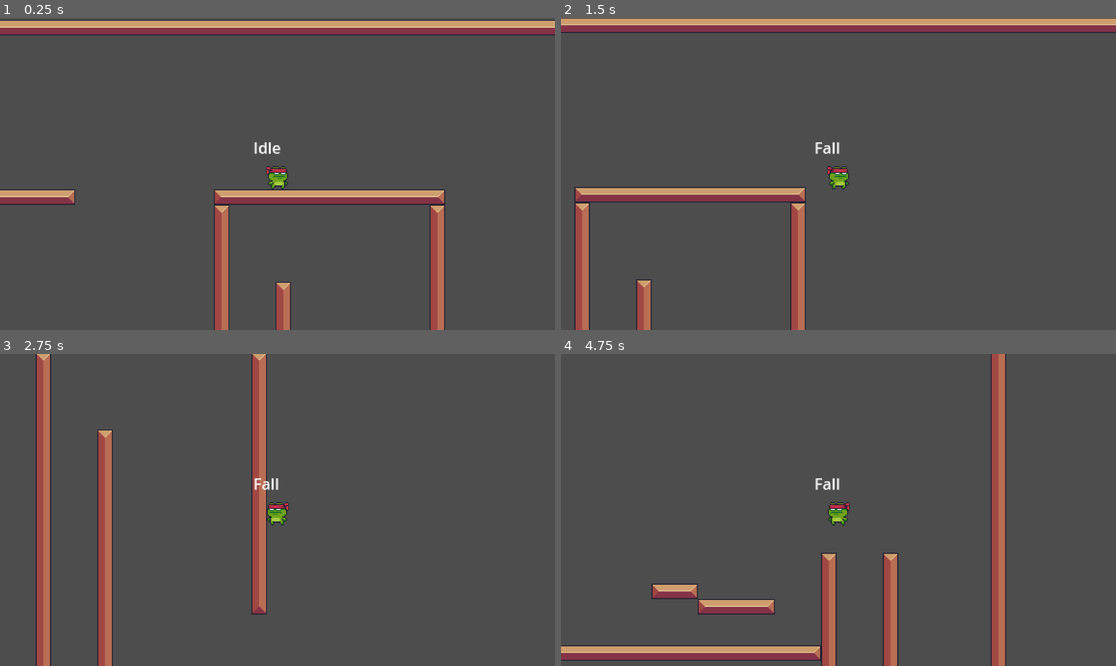
Above: before the commit, frames 1-4 (two rows, left to right).
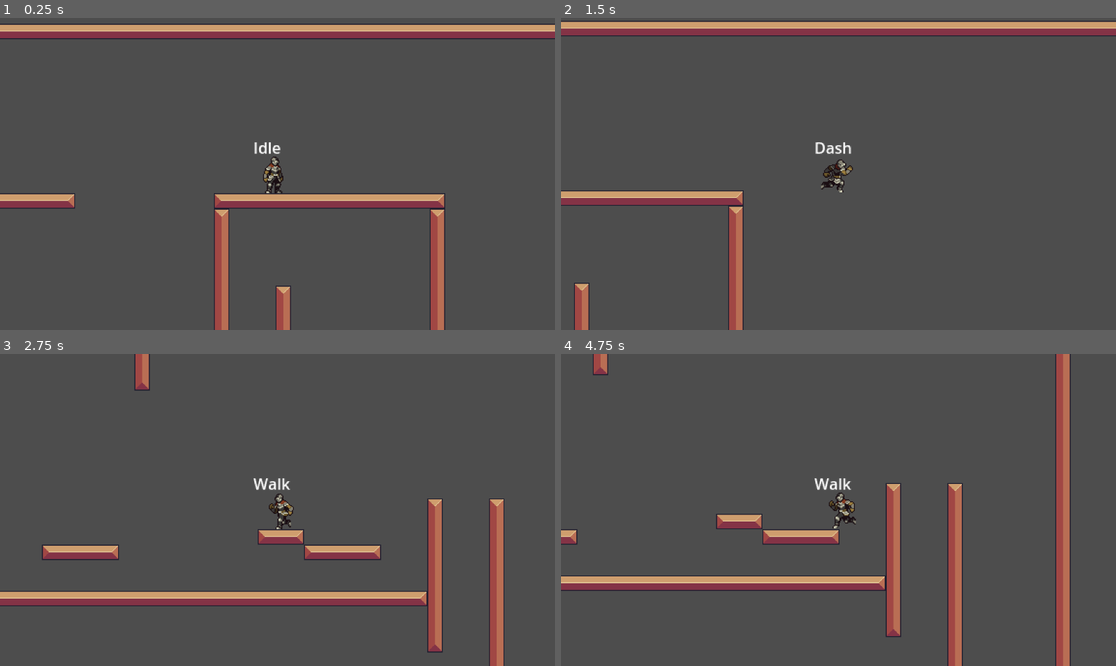
Above: after the commit, the same moments.

Repository: sschellhoff/godot_platformer
Game: Godot game, scene res://Game.tscn
The game is run twice, just before and just after one commit, with the same random seed, the same clock (stepped at 60 frames per second) and the same inputs.
Inputs:
- Up to frame 1 (0.25 s): no input
- Up to frame 2 (1.5 s): tap Enter (dash) at 0.5, 0.8, 1.35 s; hold T (right) from 0.53 s (still down); tap Ctrl (attack) at 0.6 s; tap Space (jump) at 0.77, 1.07 s
- Up to frame 3 (2.75 s): tap Space (jump) at 1.52, 1.55, 1.82, 2.1 s; release T (right) at 2.03 s; hold R (left) from 2.03 s (still down); tap Ctrl (attack) at 2.3 s
- Up to frame 4 (4.75 s): release R (left) at 2.78 s; hold T (right) 2.78-4.28 s; tap Ctrl (attack) at 2.85, 4.35 s; tap Space (jump) at 3.02, 3.32, 3.77, 3.8, 4.07, 4.52 s; tap Enter (dash) at 3.05, 3.6 s; hold R (left) from 4.28 s (still down)

The runs differ from the first frame. In frame 1, 7.8% of the frame differs, in the area x 0-100%, y 0-89%; in frame 2, 9.6%; in frame 3, 16%; in frame 4, 17%, in the area x 0-92%, y 0-100%.

Commit message:
changed graphics and added animations

Diff:
--- a/player/Player.tscn
+++ b/player/Player.tscn
@@ -1,6 +1,5 @@
 [gd_scene load_steps=11 format=3 uid="uid://b4cvm5m8xxmg7"]
 
-[ext_resource type="Texture2D" uid="uid://b5rp7i3fqg1ou" path="res://assets/player.png" id="1_gkbqv"]
 [ext_resource type="Script" path="res://player/statemachine/Statemachine.gd" id="2_b1cmp"]
 [ext_resource type="Script" path="res://player/statemachine/idle.gd" id="3_v2k6h"]
 [ext_resource type="Script" path="res://player/statemachine/Wall.gd" id="4_lhn0b"]
@@ -9,23 +8,15 @@
 [ext_resource type="Script" path="res://player/statemachine/dash.gd" id="6_frlrf"]
 [ext_resource type="Script" path="res://player/StateName.gd" id="7_1iq7l"]
 [ext_resource type="Script" path="res://player/statemachine/Slide.gd" id="8_8np4d"]
+[ext_resource type="PackedScene" uid="uid://byvoeqv3gdr4y" path="res://test.tscn" id="10_q1rlb"]
 
-[sub_resource type="RectangleShape2D" id="RectangleShape2D_tyofp"]
-size = Vector2(22, 24)
+[sub_resource type="RectangleShape2D" id="RectangleShape2D_v6s73"]
+size = Vector2(20, 38)
 
 [node name="Player" type="CharacterBody2D"]
 
 [node name="Camera2D" type="Camera2D" parent="."]
 zoom = Vector2(2, 2)
-
-[node name="Sprite2D" type="Sprite2D" parent="."]
-texture = ExtResource("1_gkbqv")
-hframes = 12
-vframes = 3
-
-[node name="CollisionShape2D" type="CollisionShape2D" parent="."]
-position = Vector2(0, 4)
-shape = SubResource("RectangleShape2D_tyofp")
 
 [node name="WallDetectorTop" type="RayCast2D" parent="."]
 position = Vector2(2.08165e-12, -2)
@@ -67,4 +58,12 @@
 text = "HELLO"
 script = ExtResource("7_1iq7l")
 
+[node name="Node2D" parent="." instance=ExtResource("10_q1rlb")]
+position = Vector2(2.08165e-12, 20)
+
+[node name="CollisionShape2D2" type="CollisionShape2D" parent="."]
+position = Vector2(-1, 1)
+shape = SubResource("RectangleShape2D_v6s73")
+
 [connection signal="transitioned" from="Statemachine" to="StateName" method="_on_statemachine_transitioned"]
+[connection signal="transitioned" from="Statemachine" to="Node2D" method="_on_statemachine_transitioned"]
--- a/player/statemachine/Slide.gd
+++ b/player/statemachine/Slide.gd
@@ -3,7 +3,7 @@
 
 const SPEED = 500
 
-const SLIDE_TIME := 0.2
+const SLIDE_TIME := 0.4
 const VERTICAL_DUMPING := 0.015
 
 
--- a/player/statemachine/Statemachine.gd
+++ b/player/statemachine/Statemachine.gd
@@ -22,11 +22,9 @@
 func _physics_process(delta: float) -> void:
 	state.physic(delta)
 	if owner.velocity.x > 0:
-		$"../Sprite2D".flip_h = false
 		$"../WallDetectorTop".scale.y = 1
 		$"../WallDetectorBottom".scale.y = 1
 	elif owner.velocity.x < 0:
-		$"../Sprite2D".flip_h = true
 		$"../WallDetectorTop".scale.y = -1
 		$"../WallDetectorBottom".scale.y = -1
 
--- a/player/statemachine/dash.gd
+++ b/player/statemachine/dash.gd
@@ -3,7 +3,7 @@
 
 const SPEED = 500
 
-const DASH_TIME := 0.2
+const DASH_TIME := 0.3
 const VERTICAL_DUMPING := 0.015
 
 
--- /dev/null
+++ b/test.gd
@@ -0,0 +1,35 @@
+extends Node2D
+
+var current_animation = "idle"
+
+func _physics_process(delta):
+	if owner.velocity.x < 0:
+		$Sprite2D.flip_h = true
+	elif owner.velocity.x > 0:
+		$Sprite2D.flip_h = false
+	elif Input.is_action_pressed("left") && current_animation == "wall_slide":
+		$Sprite2D.flip_h = false
+	elif Input.is_action_pressed("right") && current_animation == "wall_slide":
+		$Sprite2D.flip_h = true
+	if current_animation == "fall" && owner.velocity.y < 0:
+		$AnimationPlayer.play("jump")
+	else:
+		$AnimationPlayer.play(current_animation)
+
+
+func _on_statemachine_transitioned(new_state):
+	match new_state:
+		"Fall":
+			current_animation = "fall"
+		"Idle":
+			current_animation = "idle"
+		"Dash":
+			current_animation = "dash"
+		"Walk":
+			current_animation = "run"
+		"Slide":
+			current_animation = "slide"
+		"Wall":
+			current_animation = "wall_slide"
+		"Attack":
+			current_animation = "attack"
--- /dev/null
+++ b/test.tscn
@@ -0,0 +1,522 @@
+[gd_scene load_steps=20 format=3 uid="uid://byvoeqv3gdr4y"]
+
+[ext_resource type="Script" path="res://test.gd" id="1_qpi7u"]
+[ext_resource type="Texture2D" uid="uid://crqak4ncfqxpy" path="res://assets/FreeKnight_v1/Colour1/Outline/120x80_PNGSheets/_Idle.png" id="2_ryvv2"]
+[ext_resource type="Texture2D" uid="uid://dhti048mn7ian" path="res://assets/FreeKnight_v1/Colour1/Outline/120x80_PNGSheets/_Fall.png" id="3_yy7rg"]
+[ext_resource type="Texture2D" uid="uid://cjpr8qwgkri8w" path="res://assets/FreeKnight_v1/Colour1/Outline/120x80_PNGSheets/_Run.png" id="4_44q25"]
+[ext_resource type="Texture2D" uid="uid://dd6gq3ki1wr38" path="res://assets/FreeKnight_v1/Colour1/Outline/120x80_PNGSheets/_Dash.png" id="5_p71cd"]
+[ext_resource type="Texture2D" uid="uid://borg7cytiwxad" path="res://assets/FreeKnight_v1/Colour1/Outline/120x80_PNGSheets/_Jump.png" id="6_xcxmo"]
+[ext_resource type="Texture2D" uid="uid://cd0y6pve8k3al" path="res://assets/FreeKnight_v1/Colour1/Outline/120x80_PNGSheets/_WallSlide.png" id="7_mntpo"]
+[ext_resource type="Texture2D" uid="uid://ddjmx0ntomj2x" path="res://assets/FreeKnight_v1/Colour1/Outline/120x80_PNGSheets/_AttackNoMovement.png" id="8_i5bhm"]
+[ext_resource type="Texture2D" uid="uid://5el5ilexhewx" path="res://assets/FreeKnight_v1/Colour1/Outline/120x80_PNGSheets/_Slide.png" id="9_aigvo"]
+
+[sub_resource type="Animation" id="Animation_4lyph"]
+resource_name = "idle"
+length = 2.0
+step = 0.2
+tracks/0/type = "value"
+tracks/0/imported = false
+tracks/0/enabled = true
+tracks/0/path = NodePath("Sprite2D:frame")
+tracks/0/interp = 1
+tracks/0/loop_wrap = true
+tracks/0/keys = {
+"times": PackedFloat32Array(0, 0.2, 0.4, 0.6, 0.8, 1, 1.2, 1.4, 1.6, 1.8, 2),
+"transitions": PackedFloat32Array(1, 1, 1, 1, 1, 1, 1, 1, 1, 1, 1),
+"update": 1,
+"values": [0, 1, 2, 3, 4, 5, 6, 7, 8, 9, 9]
+}
+tracks/1/type = "value"
+tracks/1/imported = false
+tracks/1/enabled = true
+tracks/1/path = NodePath("Sprite2D:texture")
+tracks/1/interp = 1
+tracks/1/loop_wrap = true
+tracks/1/keys = {
+"times": PackedFloat32Array(0),
+"transitions": PackedFloat32Array(1),
+"update": 1,
+"values": [ExtResource("2_ryvv2")]
+}
+tracks/2/type = "value"
+tracks/2/imported = false
+tracks/2/enabled = true
+tracks/2/path = NodePath("Sprite2D:hframes")
+tracks/2/interp = 1
+tracks/2/loop_wrap = true
+tracks/2/keys = {
+"times": PackedFloat32Array(0),
+"transitions": PackedFloat32Array(1),
+"update": 1,
+"values": [10]
+}
+tracks/3/type = "value"
+tracks/3/imported = false
+tracks/3/enabled = true
+tracks/3/path = NodePath("Sprite2D:vframes")
+tracks/3/interp = 1
+tracks/3/loop_wrap = true
+tracks/3/keys = {
+"times": PackedFloat32Array(0),
+"transitions": PackedFloat32Array(1),
+"update": 1,
+"values": [1]
+}
+
+[sub_resource type="Animation" id="Animation_8l5cw"]
+length = 0.001
+tracks/0/type = "value"
+tracks/0/imported = false
+tracks/0/enabled = true
+tracks/0/path = NodePath("Sprite2D:frame")
+tracks/0/interp = 1
+tracks/0/loop_wrap = true
+tracks/0/keys = {
+"times": PackedFloat32Array(0),
+"transitions": PackedFloat32Array(1),
+"update": 1,
+"values": [0]
+}
+tracks/1/type = "value"
+tracks/1/imported = false
+tracks/1/enabled = true
+tracks/1/path = NodePath("Sprite2D:texture")
+tracks/1/interp = 1
+tracks/1/loop_wrap = true
+tracks/1/keys = {
+"times": PackedFloat32Array(0),
+"transitions": PackedFloat32Array(1),
+"update": 1,
+"values": [ExtResource("2_ryvv2")]
+}
+tracks/2/type = "value"
+tracks/2/imported = false
+tracks/2/enabled = true
+tracks/2/path = NodePath("Sprite2D:hframes")
+tracks/2/interp = 1
+tracks/2/loop_wrap = true
+tracks/2/keys = {
+"times": PackedFloat32Array(0),
+"transitions": PackedFloat32Array(1),
+"update": 1,
+"values": [10]
+}
+tracks/3/type = "value"
+tracks/3/imported = false
+tracks/3/enabled = true
+tracks/3/path = NodePath("Sprite2D:vframes")
+tracks/3/interp = 1
+tracks/3/loop_wrap = true
+tracks/3/keys = {
+"times": PackedFloat32Array(0),
+"transitions": PackedFloat32Array(1),
+"update": 1,
+"values": [1]
+}
+tracks/4/type = "value"
+tracks/4/imported = false
+tracks/4/enabled = true
+tracks/4/path = NodePath("Sprite2D:frame_coords")
+tracks/4/interp = 1
+tracks/4/loop_wrap = true
+tracks/4/keys = {
+"times": PackedFloat32Array(0),
+"transitions": PackedFloat32Array(1),
+"update": 1,
+"values": [Vector2i(0, 0)]
+}
+
+[sub_resource type="Animation" id="Animation_uegb7"]
+resource_name = "fall"
+length = 0.6
+step = 0.2
+tracks/0/type = "value"
+tracks/0/imported = false
+tracks/0/enabled = true
+tracks/0/path = NodePath("Sprite2D:frame_coords")
+tracks/0/interp = 1
+tracks/0/loop_wrap = true
+tracks/0/keys = {
+"times": PackedFloat32Array(0, 0.2, 0.4),
+"transitions": PackedFloat32Array(1, 1, 1),
+"update": 1,
+"values": [Vector2i(0, 0), Vector2i(1, 0), Vector2i(2, 0)]
+}
+tracks/1/type = "value"
+tracks/1/imported = false
+tracks/1/enabled = true
+tracks/1/path = NodePath("Sprite2D:texture")
+tracks/1/interp = 1
+tracks/1/loop_wrap = true
+tracks/1/keys = {
+"times": PackedFloat32Array(0),
+"transitions": PackedFloat32Array(1),
+"update": 1,
+"values": [ExtResource("3_yy7rg")]
+}
+tracks/2/type = "value"
+tracks/2/imported = false
+tracks/2/enabled = true
+tracks/2/path = NodePath("Sprite2D:hframes")
+tracks/2/interp = 1
+tracks/2/loop_wrap = true
+tracks/2/keys = {
+"times": PackedFloat32Array(0),
+"transitions": PackedFloat32Array(1),
+"update": 1,
+"values": [3]
+}
+tracks/3/type = "value"
+tracks/3/imported = false
+tracks/3/enabled = true
+tracks/3/path = NodePath("Sprite2D:vframes")
+tracks/3/interp = 1
+tracks/3/loop_wrap = true
+tracks/3/keys = {
+"times": PackedFloat32Array(0),
+"transitions": PackedFloat32Array(1),
+"update": 1,
+"values": [1]
+}
+
+[sub_resource type="Animation" id="Animation_5walg"]
+resource_name = "run"
+tracks/0/type = "value"
+tracks/0/imported = false
+tracks/0/enabled = true
+tracks/0/path = NodePath("Sprite2D:frame")
+tracks/0/interp = 1
+tracks/0/loop_wrap = true
+tracks/0/keys = {
+"times": PackedFloat32Array(0, 0.1, 0.2, 0.3, 0.4, 0.5, 0.6, 0.7, 0.8, 0.9),
+"transitions": PackedFloat32Array(1, 1, 1, 1, 1, 1, 1, 1, 1, 1),
+"update": 1,
+"values": [0, 1, 2, 3, 4, 5, 6, 7, 8, 9]
+}
+tracks/1/type = "value"
+tracks/1/imported = false
+tracks/1/enabled = true
+tracks/1/path = NodePath("Sprite2D:texture")
+tracks/1/interp = 1
+tracks/1/loop_wrap = true
+tracks/1/keys = {
+"times": PackedFloat32Array(0),
+"transitions": PackedFloat32Array(1),
+"update": 1,
+"values": [ExtResource("4_44q25")]
+}
+tracks/2/type = "value"
+tracks/2/imported = false
+tracks/2/enabled = true
+tracks/2/path = NodePath("Sprite2D:hframes")
+tracks/2/interp = 1
+tracks/2/loop_wrap = true
+tracks/2/keys = {
+"times": PackedFloat32Array(0),
+"transitions": PackedFloat32Array(1),
+"update": 1,
+"values": [10]
+}
+tracks/3/type = "value"
+tracks/3/imported = false
+tracks/3/enabled = true
+tracks/3/path = NodePath("Sprite2D:vframes")
+tracks/3/interp = 1
+tracks/3/loop_wrap = true
+tracks/3/keys = {
+"times": PackedFloat32Array(0),
+"transitions": PackedFloat32Array(1),
+"update": 1,
+"values": [1]
+}
+
+[sub_resource type="Animation" id="Animation_7rrck"]
+resource_name = "dash"
+length = 0.5
+step = 0.3
+tracks/0/type = "value"
+tracks/0/imported = false
+tracks/0/enabled = true
+tracks/0/path = NodePath("Sprite2D:frame")
+tracks/0/interp = 1
+tracks/0/loop_wrap = true
+tracks/0/keys = {
+"times": PackedFloat32Array(0, 0.3),
+"transitions": PackedFloat32Array(1, 1),
+"update": 1,
+"values": [0, 1]
+}
+tracks/1/type = "value"
+tracks/1/imported = false
+tracks/1/enabled = true
+tracks/1/path = NodePath("Sprite2D:texture")
+tracks/1/interp = 1
+tracks/1/loop_wrap = true
+tracks/1/keys = {
+"times": PackedFloat32Array(0),
+"transitions": PackedFloat32Array(1),
+"update": 1,
+"values": [ExtResource("5_p71cd")]
+}
+tracks/2/type = "value"
+tracks/2/imported = false
+tracks/2/enabled = true
+tracks/2/path = NodePath("Sprite2D:hframes")
+tracks/2/interp = 1
+tracks/2/loop_wrap = true
+tracks/2/keys = {
+"times": PackedFloat32Array(0),
+"transitions": PackedFloat32Array(1),
+"update": 1,
+"values": [2]
+}
+tracks/3/type = "value"
+tracks/3/imported = false
+tracks/3/enabled = true
+tracks/3/path = NodePath("Sprite2D:vframes")
+tracks/3/interp = 1
+tracks/3/loop_wrap = true
+tracks/3/keys = {
+"times": PackedFloat32Array(0),
+"transitions": PackedFloat32Array(1),
+"update": 1,
+"values": [1]
+}
+
+[sub_resource type="Animation" id="Animation_vj616"]
+resource_name = "jump"
+length = 0.3
+tracks/0/type = "value"
+tracks/0/imported = false
+tracks/0/enabled = true
+tracks/0/path = NodePath("Sprite2D:frame_coords")
+tracks/0/interp = 1
+tracks/0/loop_wrap = true
+tracks/0/keys = {
+"times": PackedFloat32Array(0, 0.1, 0.2),
+"transitions": PackedFloat32Array(1, 1, 1),
+"update": 1,
+"values": [Vector2i(0, 0), Vector2i(1, 0), Vector2i(2, 0)]
+}
+tracks/1/type = "value"
+tracks/1/imported = false
+tracks/1/enabled = true
+tracks/1/path = NodePath("Sprite2D:texture")
+tracks/1/interp = 1
+tracks/1/loop_wrap = true
+tracks/1/keys = {
+"times": PackedFloat32Array(0),
+"transitions": PackedFloat32Array(1),
+"update": 1,
+"values": [ExtResource("6_xcxmo")]
+}
+tracks/2/type = "value"
+tracks/2/imported = false
+tracks/2/enabled = true
+tracks/2/path = NodePath("Sprite2D:hframes")
+tracks/2/interp = 1
+tracks/2/loop_wrap = true
+tracks/2/keys = {
+"times": PackedFloat32Array(0),
+"transitions": PackedFloat32Array(1),
+"update": 1,
+"values": [3]
+}
+tracks/3/type = "value"
+tracks/3/imported = false
+tracks/3/enabled = true
+tracks/3/path = NodePath("Sprite2D:vframes")
+tracks/3/interp = 1
+tracks/3/loop_wrap = true
+tracks/3/keys = {
+"times": PackedFloat32Array(0),
+"transitions": PackedFloat32Array(1),
+"update": 1,
+"values": [1]
+}
+
+[sub_resource type="Animation" id="Animation_2fuxv"]
+resource_name = "wall_slide"
+length = 0.6
+tracks/0/type = "value"
+tracks/0/imported = false
+tracks/0/enabled = true
+tracks/0/path = NodePath("Sprite2D:frame")
+tracks/0/interp = 1
+tracks/0/loop_wrap = true
+tracks/0/keys = {
+"times": PackedFloat32Array(0, 0.2, 0.4),
+"transitions": PackedFloat32Array(1, 1, 1),
+"update": 1,
+"values": [0, 1, 2]
+}
+tracks/1/type = "value"
+tracks/1/imported = false
+tracks/1/enabled = true
+tracks/1/path = NodePath("Sprite2D:texture")
+tracks/1/interp = 1
+tracks/1/loop_wrap = true
+tracks/1/keys = {
+"times": PackedFloat32Array(0),
+"transitions": PackedFloat32Array(1),
+"update": 1,
+"values": [ExtResource("7_mntpo")]
+}
+tracks/2/type = "value"
+tracks/2/imported = false
+tracks/2/enabled = true
+tracks/2/path = NodePath("Sprite2D:hframes")
+tracks/2/interp = 1
+tracks/2/loop_wrap = true
+tracks/2/keys = {
+"times": PackedFloat32Array(0),
+"transitions": PackedFloat32Array(1),
+"update": 1,
+"values": [3]
+}
+tracks/3/type = "value"
+tracks/3/imported = false
+tracks/3/enabled = true
+tracks/3/path = NodePath("Sprite2D:vframes")
+tracks/3/interp = 1
+tracks/3/loop_wrap = true
+tracks/3/keys = {
+"times": PackedFloat32Array(0),
+"transitions": PackedFloat32Array(1),
+"update": 1,
+"values": [1]
+}
+
+[sub_resource type="Animation" id="Animation_xwpmi"]
+resource_name = "attack"
+length = 0.4
+tracks/0/type = "value"
+tracks/0/imported = false
+tracks/0/enabled = true
+tracks/0/path = NodePath("Sprite2D:frame")
+tracks/0/interp = 1
+tracks/0/loop_wrap = true
+tracks/0/keys = {
+"times": PackedFloat32Array(0, 0.1, 0.2, 0.3),
+"transitions": PackedFloat32Array(1, 1, 1, 1),
+"update": 1,
+"values": [0, 1, 2, 3]
+}
+tracks/1/type = "value"
+tracks/1/imported = false
+tracks/1/enabled = true
+tracks/1/path = NodePath("Sprite2D:texture")
+tracks/1/interp = 1
+tracks/1/loop_wrap = true
+tracks/1/keys = {
+"times": PackedFloat32Array(0),
+"transitions": PackedFloat32Array(1),
+"update": 1,
+"values": [ExtResource("8_i5bhm")]
+}
+tracks/2/type = "value"
+tracks/2/imported = false
+tracks/2/enabled = true
+tracks/2/path = NodePath("Sprite2D:hframes")
+tracks/2/interp = 1
+tracks/2/loop_wrap = true
+tracks/2/keys = {
+"times": PackedFloat32Array(0),
+"transitions": PackedFloat32Array(1),
+"update": 1,
+"values": [4]
+}
+tracks/3/type = "value"
+tracks/3/imported = false
+tracks/3/enabled = true
+tracks/3/path = NodePath("Sprite2D:vframes")
+tracks/3/interp = 1
+tracks/3/loop_wrap = true
+tracks/3/keys = {
+"times": PackedFloat32Array(0),
+"transitions": PackedFloat32Array(1),
+"update": 1,
+"values": [1]
+}
+
+[sub_resource type="Animation" id="Animation_gepb2"]
+resource_name = "slide"
+length = 0.4
+step = 0.2
+tracks/0/type = "value"
+tracks/0/imported = false
+tracks/0/enabled = true
+tracks/0/path = NodePath("Sprite2D:frame_coords")
+tracks/0/interp = 1
+tracks/0/loop_wrap = true
+tracks/0/keys = {
+"times": PackedFloat32Array(0, 0.2),
+"transitions": PackedFloat32Array(1, 1),
+"update": 1,
+"values": [Vector2i(0, 0), Vector2i(1, 0)]
+}
+tracks/1/type = "value"
+tracks/1/imported = false
+tracks/1/enabled = true
+tracks/1/path = NodePath("Sprite2D:texture")
+tracks/1/interp = 1
+tracks/1/loop_wrap = true
+tracks/1/keys = {
+"times": PackedFloat32Array(0),
+"transitions": PackedFloat32Array(1),
+"update": 1,
+"values": [ExtResource("9_aigvo")]
+}
+tracks/2/type = "value"
+tracks/2/imported = false
+tracks/2/enabled = true
+tracks/2/path = NodePath("Sprite2D:hframes")
+tracks/2/interp = 1
+tracks/2/loop_wrap = true
+tracks/2/keys = {
+"times": PackedFloat32Array(0),
+"transitions": PackedFloat32Array(1),
+"update": 1,
+"values": [2]
+}
+tracks/3/type = "value"
+tracks/3/imported = false
+tracks/3/enabled = true
+tracks/3/path = NodePath("Sprite2D:vframes")
+tracks/3/interp = 1
+tracks/3/loop_wrap = true
+tracks/3/keys = {
+"times": PackedFloat32Array(0),
+"transitions": PackedFloat32Array(1),
+"update": 1,
+"values": [1]
+}
+
+[sub_resource type="AnimationLibrary" id="AnimationLibrary_64g08"]
+_data = {
+"RESET": SubResource("Animation_8l5cw"),
+"attack": SubResource("Animation_xwpmi"),
+"dash": SubResource("Animation_7rrck"),
+"fall": SubResource("Animation_uegb7"),
+"idle": SubResource("Animation_4lyph"),
+"jump": SubResource("Animation_vj616"),
+"run": SubResource("Animation_5walg"),
+"slide": SubResource("Animation_gepb2"),
+"wall_slide": SubResource("Animation_2fuxv")
+}
+
+[node name="Node2D" type="Node2D"]
+script = ExtResource("1_qpi7u")
+
+[node name="Sprite2D" type="Sprite2D" parent="."]
+position = Vector2(1, -40)
+texture = ExtResource("2_ryvv2")
+hframes = 10
+
+[node name="AnimationPlayer" type="AnimationPlayer" parent="."]
+libraries = {
+"": SubResource("AnimationLibrary_64g08")
+}
+
+[node name="Camera2D" type="Camera2D" parent="."]
+zoom = Vector2(5, 5)
Binary file added: assets/FreeKnight_v1/Colour1/NoOutline/120x80_PNGSheets/_Attack.png
Not shown, added: assets/FreeKnight_v1/Colour1/NoOutline/120x80_PNGSheets/_Attack.png.import
Binary file added: assets/FreeKnight_v1/Colour1/NoOutline/120x80_PNGSheets/_Attack2.png
Not shown, added: assets/FreeKnight_v1/Colour1/NoOutline/120x80_PNGSheets/_Attack2.png.import
Binary file added: assets/FreeKnight_v1/Colour1/NoOutline/120x80_PNGSheets/_Attack2NoMovement.png
Not shown, added: assets/FreeKnight_v1/Colour1/NoOutline/120x80_PNGSheets/_Attack2NoMovement.png.import
Binary file added: assets/FreeKnight_v1/Colour1/NoOutline/120x80_PNGSheets/_AttackCombo.png
Not shown, added: assets/FreeKnight_v1/Colour1/NoOutline/120x80_PNGSheets/_AttackCombo.png.import
Binary file added: assets/FreeKnight_v1/Colour1/NoOutline/120x80_PNGSheets/_AttackComboNoMovement.png
Not shown, added: assets/FreeKnight_v1/Colour1/NoOutline/120x80_PNGSheets/_AttackComboNoMovement.png.import
Binary file added: assets/FreeKnight_v1/Colour1/NoOutline/120x80_PNGSheets/_AttackNoMovement.png
Not shown, added: assets/FreeKnight_v1/Colour1/NoOutline/120x80_PNGSheets/_AttackNoMovement.png.import
(and 353 more such lines)
